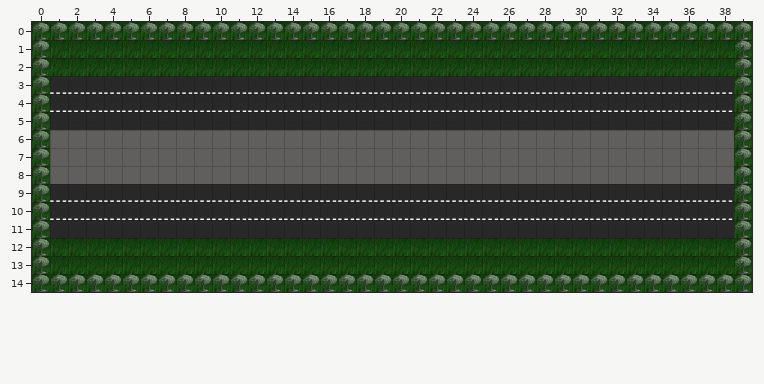
Two versions of a level (Tiled map, wsTotal/TotalAnnihilationRoadRage/assets/roadMap.tmx). Above, as it was before the edit.
Cells are 128x128 px. Shown: x 0..39, y 0..14.
New version:
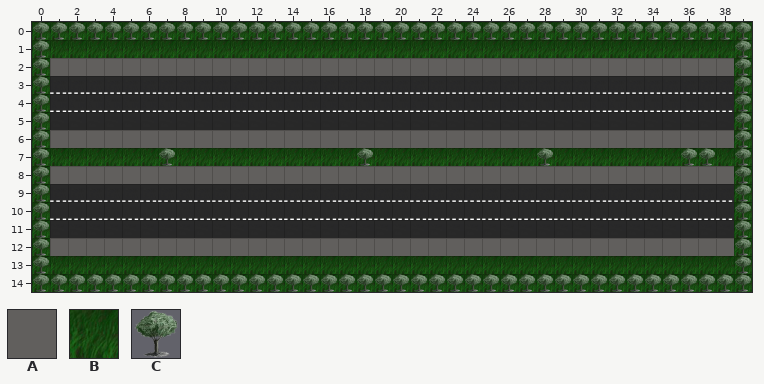
Key: from "Tilesheet": A 13, B 14, C 15.
_ is an empty cell.
Diff:
Layer "Background":
Tile A replaces tile B in row 2 at x 1 to 38; in row 12 at x 1 to 38.
Tile B replaces tile A in row 7 at x 1 to 38.
Layer "Objects":
Tile C is added in row 7 at x 7, 18, 28 and 36 to 37.
Boxes around the changes in both pictures, in picture pixels (x1, y1, x2, y2):
changed: (50, 58, 734, 76)
changed: (50, 148, 734, 166)
changed: (50, 238, 734, 256)
